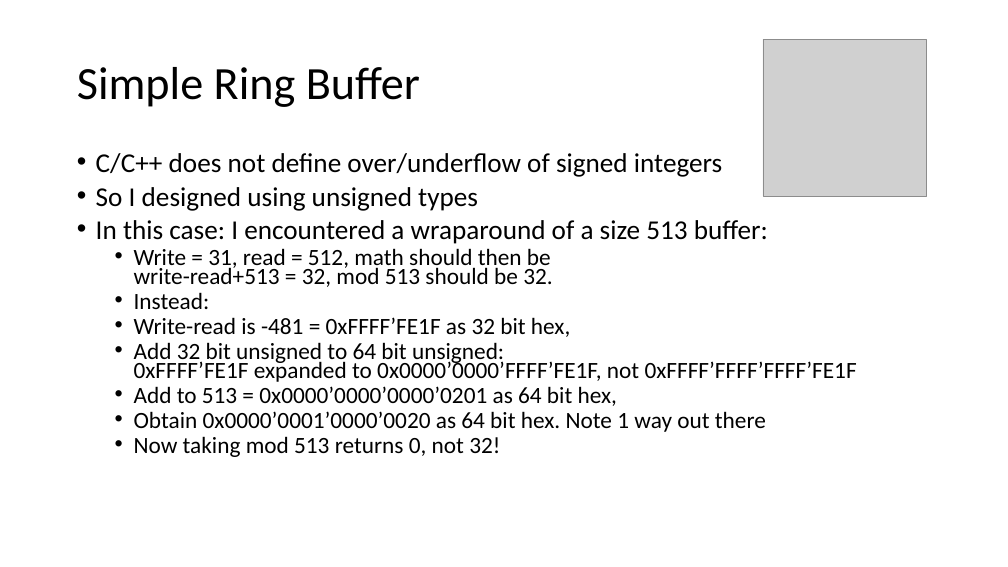
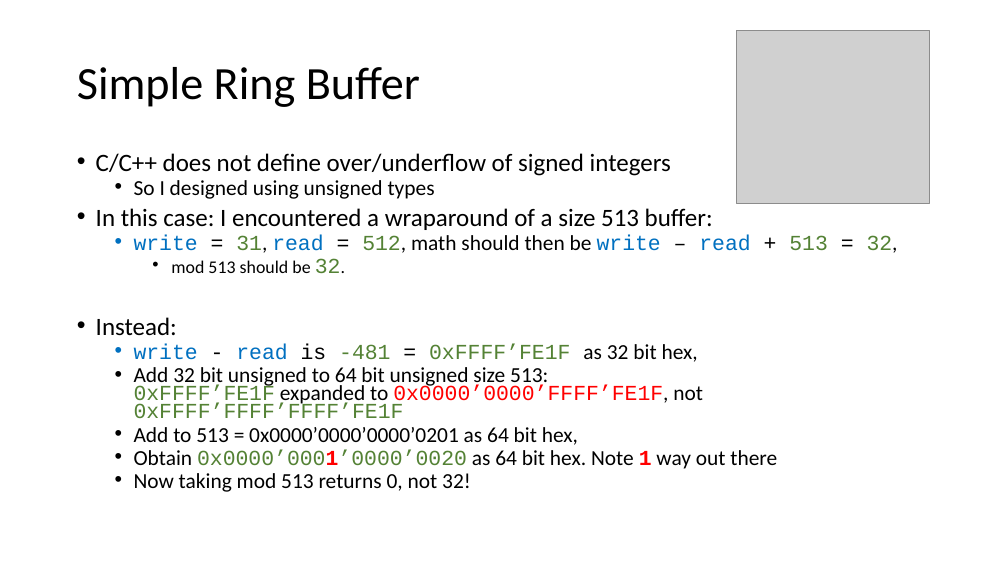
Before and after one commit to ChrisLomont/RingBuffer, a slide deck: slide 9 of Making a Ringbuffer.pptx. Drawn at 1008x567 pixels with LibreOffice and Linux fonts; fonts in the diff are those of the drawing; grey boxes stand for pictures. Boxes give left, top, right and bottom in pixels: in the first picture for what was removed or moved away, otherwise in the second. Text is boxed around its words. In the diff, an @@ line names an element or a change of style, - is before the commit and + after.

```diff
--- a/Making a Ringbuffer.pptx
+++ b/Making a Ringbuffer.pptx
@@ picture: place and size @@
-picture at (763,39,926,196)
+picture at (737,30,929,203)
@@ text at (96,153,777,492): size 25.9 to 23.8 pt in "C/C++ does not define over/underflow of signed ...", "In this case: I encountered a wraparound ..."; size 25.9 to 20.4 pt in "So I designed using unsigned types"; size 22.2 to 23.8 pt in "Instead:"; size 22.2 to 20.4 pt in "Add to 513 = 0x0000’0000’0000’0201 as 64 ...", "Obtain 0x0000’0001’0000’0020 as 64 bit hex. Note ...", "Now taking mod 513 returns 0, not ..."; font Calibri to Courier New, text colour #000000 to #FF0000, bold on in "0x0000’0001’0000’0020 1"; text colour #000000 to #548235 in "0x0000’0001’0000’0020"; list level 1 to 2 in "So I designed using unsigned ..."; list level 2 to 1 in "Instead:" @@
@@ text at (134,234,898,273): text changed; size 22.2 to 20.4 pt; font Calibri to Courier New @@
-  • Write = 31, read = 512, math should then be
-    write-read+513 = 32, mod 513 should be 32.
+  • write = 31, read = 512, math should then be write – read + 513 = 32,
+    • mod 513 should be 32.
@@ text at (134,344,703,418): text changed; size 22.2 to 20.4 pt; font Calibri to Courier New @@
-  • Write-read is -481 = 0xFFFF’FE1F as 32 bit hex,
-  • Add 32 bit unsigned to 64 bit unsigned:
-    0xFFFF’FE1F expanded to 0x0000’0000’FFFF’FE1F, not 0xFFFF’FFFF’FFFF’FE1F
+  • write - read is -481 = 0xFFFF’FE1F as 32 bit hex,
+  • Add 32 bit unsigned to 64 bit unsigned size 513:
+    0xFFFF’FE1F expanded to 0x0000’0000’FFFF’FE1F, not 0xFFFF’FFFF’FFFF’FE1F
```
Also in this commit, not shown: 31 other slides changed, 3 slides added, 1 slide removed, 13 other files.
